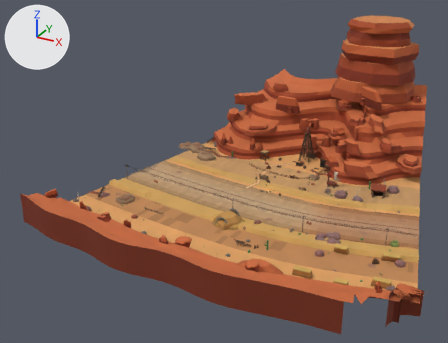
Renders of the glTF model public/models/pete-area1/chunk_section1_c.glb from each side of a commit.
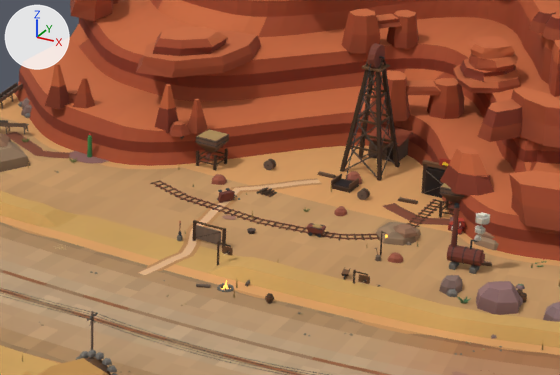
Each version is shown whole from a 50 mm lens placed at (469.0, -100.0, 342.0), pointed at (119.0, 537.0, 24.0), then close up on the part from 47% to 80% of the width and 34% to 63% of the height. Lighting does not change. The marker at upper left points along +X, +Y and +Z. The first two pictures are the older version. Where no turn or scale is listed for an object, it has been applied to the vertices. Vertices at exactly the same position are counted once.

In view in the first close-up: 'chunk_section1_c' and 4 more.
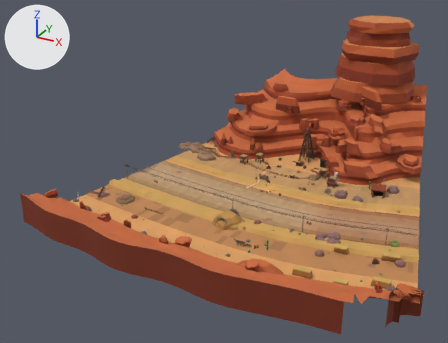
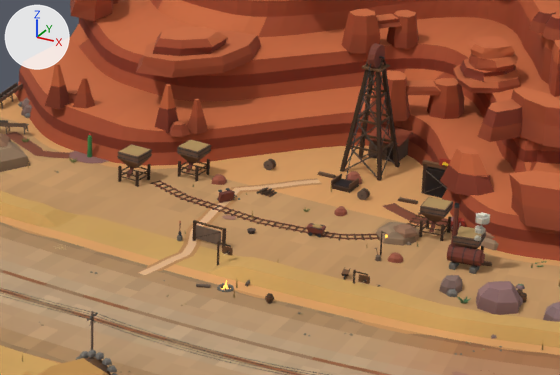
What differs and where, as boxes [x1, y1, x2, y2] in the close-ups (560 x 375 px; the box of a moved part takes in the faces that stretch with it):
part 1 of me_chunk_section1_c, moved or reshaped (not visible before)
    after: [118, 166, 121, 182]
part 2 of me_chunk_section1_c, moved or reshaped (not visible before)
    after: [135, 171, 139, 187]
part 3 of me_chunk_section1_c, moved or reshaped (not visible before)
    after: [147, 164, 151, 180]
part 4 of me_chunk_section1_c, moved or reshaped (not visible before)
    after: [118, 144, 151, 168]
part 5 of me_chunk_section1_c, moved or reshaped (not visible before)
    after: [119, 145, 150, 156]
part 6 of me_chunk_section1_c, moved or reshaped
    before: [196, 150, 199, 166]
    after: [178, 161, 181, 177]
part 7 of me_chunk_section1_c, moved or reshaped
    before: [213, 155, 217, 171]
    after: [195, 166, 199, 181]
part 8 of me_chunk_section1_c, moved or reshaped
    before: [224, 149, 228, 164]
    after: [206, 159, 210, 175]
part 9 of me_chunk_section1_c, moved or reshaped
    before: [198, 160, 214, 165]
    after: [180, 171, 195, 176]
part 10 of me_chunk_section1_c, moved or reshaped
    before: [439, 183, 464, 218]
    after: [419, 197, 453, 241]
part 11 of me_chunk_section1_c, moved or reshaped (not visible before)
    after: [452, 226, 486, 267]
part 12 of me_chunk_section1_c, moved or reshaped
    before: [195, 129, 229, 162]
    after: [177, 139, 211, 172]

Edits to the bpy script that builds the scene:
```text
Change me_chunk_section1_c:
    where me_chunk_section1_c.from_pydata(...)  # 23617 vertices, 34641 faces; spans x -43.0..406.0, y 317.0..892.0, z -1.0..180.0
    used by ob_chunk_section1_c; location = (0.0, 0.0, 0.0)
    me_chunk_section1_c part 1: the loose piece of 8 vertices spanning x 103.0..104.0, y 650.0..651.0, z 0.0..6.0 is moved by (-4.0, -30.0, 0.0)
    me_chunk_section1_c part 2: the loose piece of 8 vertices spanning x 110.0..111.0, y 649.0..650.0, z 0.0..6.0 is moved by (-4.0, -30.0, 0.0)
    me_chunk_section1_c part 3: the loose piece of 8 vertices spanning x 111.0..112.0, y 657.0..658.0, z 0.0..6.0 is moved by (-4.0, -30.0, 0.0)
    me_chunk_section1_c part 4: the loose piece of 56 vertices spanning x 102.0..112.0, y 649.0..659.0, z 6.0..12.0 is moved by (-4.0, -30.0, 0.0)
    me_chunk_section1_c part 5: the loose piece of 4 vertices spanning x 103.0..112.0, y 649.0..658.0, z 12.0 is moved by (-4.0, -30.0, 0.0)
    me_chunk_section1_c part 6: the loose piece of 8 vertices spanning x 118.0..119.0, y 648.0..649.0, z 0.0..6.0 is moved by (-1.0, -13.0, 0.0)
    me_chunk_section1_c part 7: the loose piece of 8 vertices spanning x 125.0..126.0, y 647.0..648.0, z 0.0..6.0 is moved by (-1.0, -13.0, 0.0)
    me_chunk_section1_c part 8: the loose piece of 8 vertices spanning x 126.0..127.0, y 655.0..656.0, z 0.0..6.0 is moved by (-1.0, -13.0, 0.0)
    me_chunk_section1_c part 9: the loose piece of 8 vertices spanning x 118.0..126.0, y 647.0..649.0, z 2.0 is moved by (-1.0, -13.0, 0.0)
    me_chunk_section1_c part 10: 180 of the vertices in x 215.0..224.0, y 646.0..656.0, z 0.0..12.0 are moved by (0.0, -19.0, 0.0)
    me_chunk_section1_c part 11: 180 of the vertices in x 231.0..241.0, y 652.0..662.0, z 0.0..12.0 are moved by (2.0, -44.0, 0.0)
    me_chunk_section1_c part 12: 124 of the vertices in x 117.0..128.0, y 647.0..657.0, z 2.0..12.0 are moved by (-1.0, -13.0, 0.0)
```
